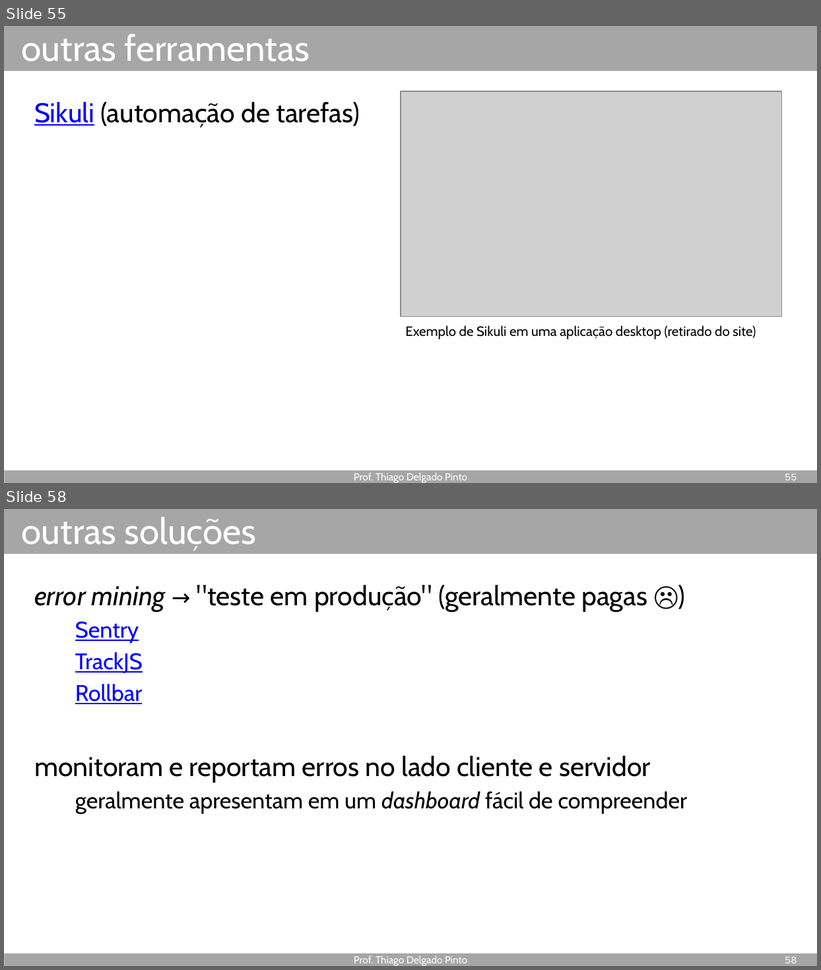
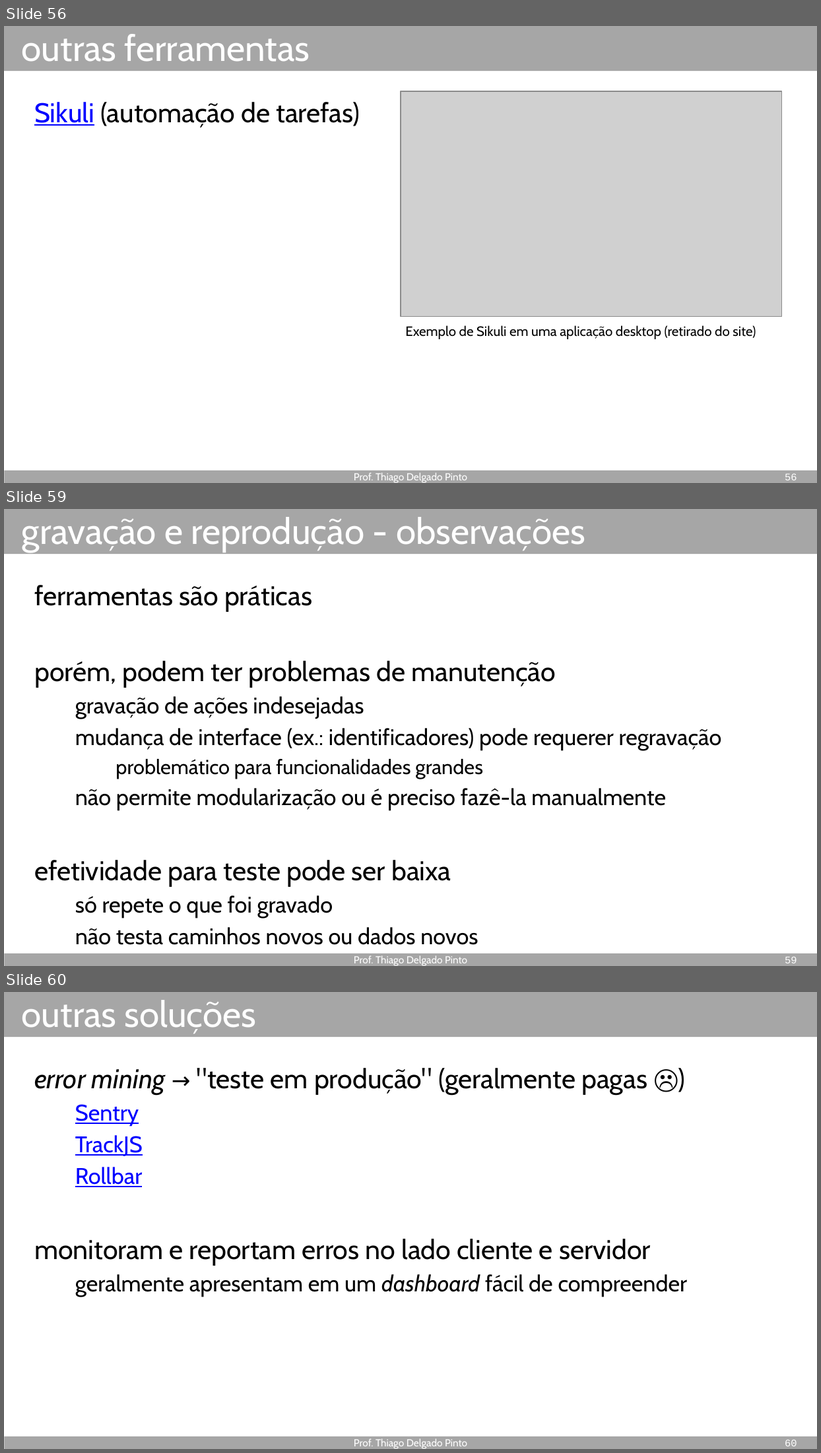
Before and after one commit to thiagodp/ctf, a slide deck: slides/ctf-introducao.ppsx. Shown one above the other, each under a label of ours: slides 55 and 58 before the commit, slides 56, 59 and 60 after it; the slides between them are not shown. The pictures are 821x970 and 821x1453 pixels, drawn with LibreOffice and Linux fonts; fonts in the diff are those of the drawing; grey boxes stand for pictures. Boxes give left, top, right and bottom in pixels: in the first picture for what was removed or moved away, otherwise in the second. Text is boxed around its words. In the diff, an @@ line names an element or a change of style, - is before the commit and + after.

```diff
--- a/slides/ctf-introducao.ppsx
+++ b/slides/ctf-introducao.ppsx
@@ slide 59 added at <box>4,509,817,966</box>, background #FFFFFF; not listed: 2 template elements that a slide beside it also shows @@
@@ title added at <box>22,517,585,552</box>, 32 pt, text #FFFFFF @@
+gravação e reprodução - observações
@@ text added at <box>34,585,722,945</box>, 20 pt, text #000000 @@
+ferramentas são práticas
+porém, podem ter problemas de manutenção
+  gravação de ações indesejadas
+  mudança de interface (ex.: identificadores) pode requerer regravação
+    problemático para funcionalidades grandes
+  não permite modularização ou é preciso fazê-la manualmente
+efetividade para teste pode ser baixa
+  só repete o que foi gravado
+  não testa caminhos novos ou dados novos
@@ text added at <box>354,956,467,966</box>, 9 pt, text #FFFFFF @@
+Prof. Thiago Delgado Pinto
@@ page number added at <box>785,957,797,964</box>, 9 pt, text #FFFFFF @@
+59
@@ what was slide 55 is now slide 56 @@
@@ what was slide 58 is now slide 60 @@
```
Also in this commit, not shown: 2 slides changed, 1 other slide added, 1 other file.
